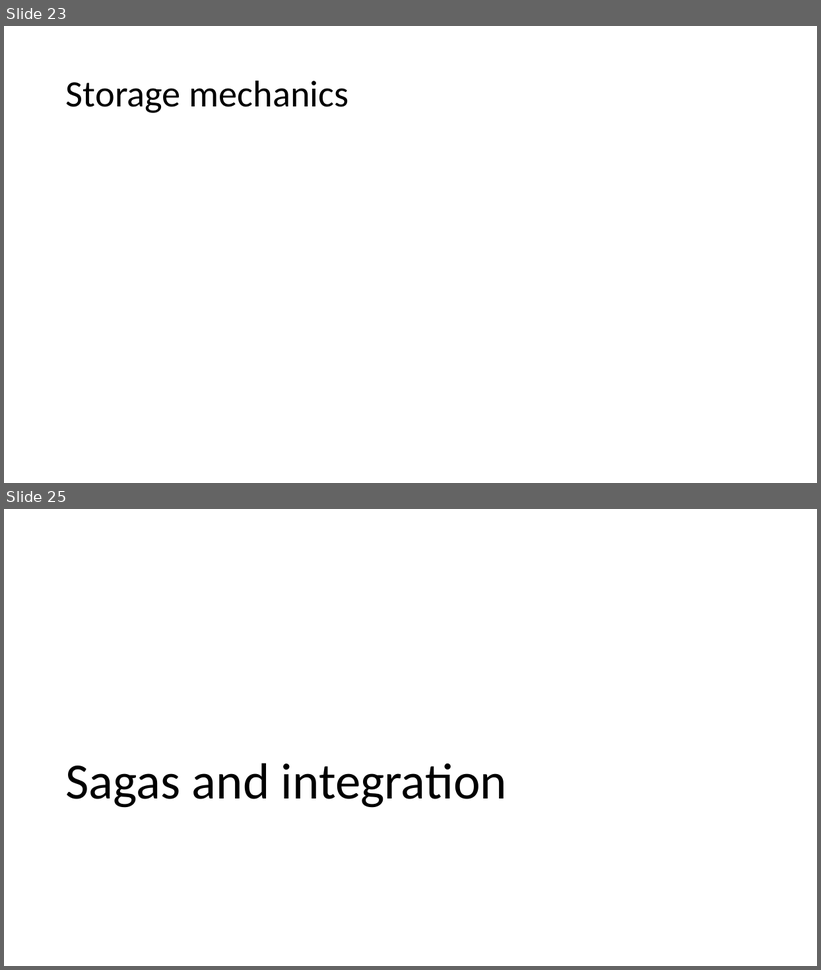
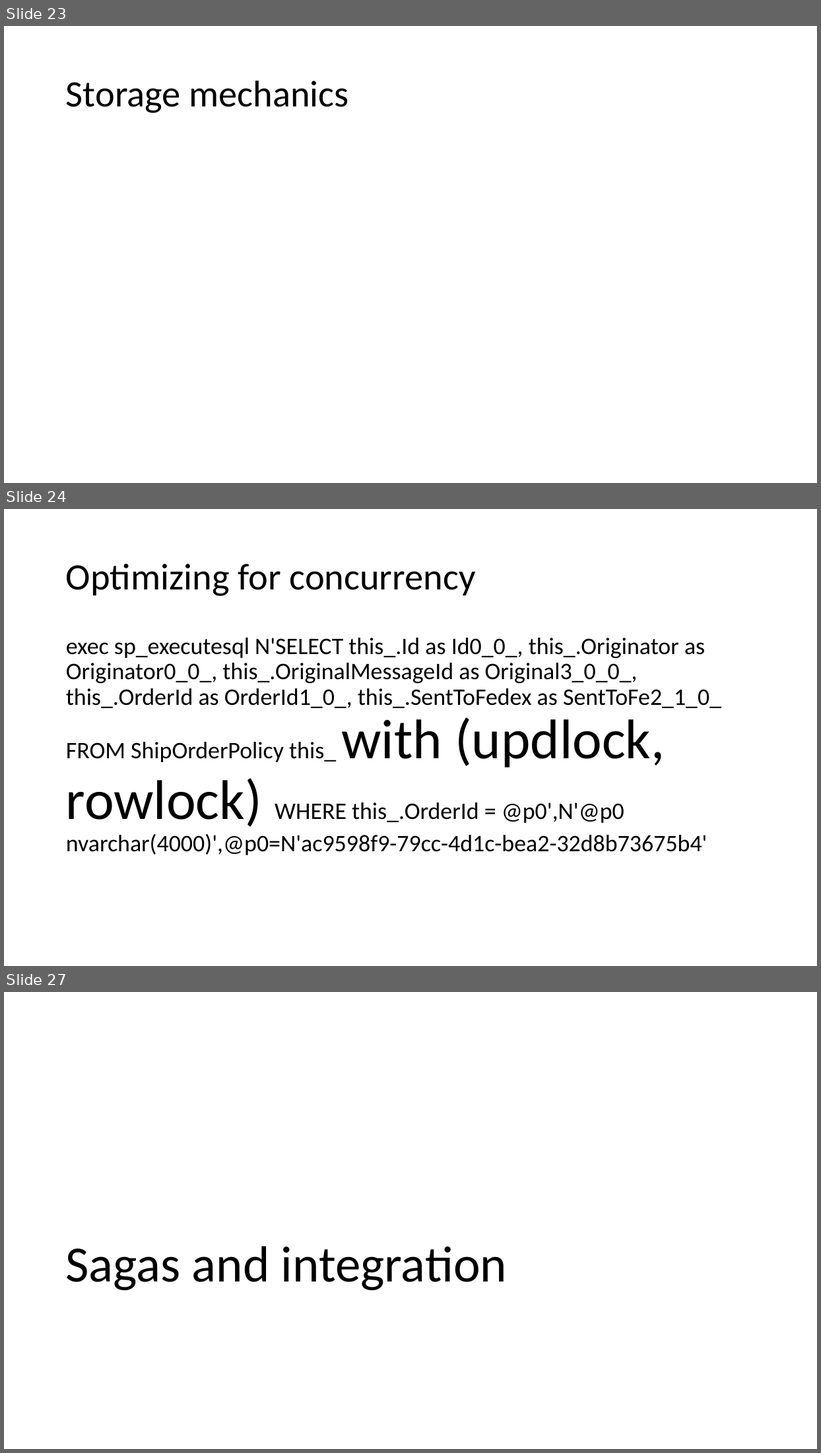
Before and after one commit to Particular/SagaMasterClass, a slide deck: SagaMasterClass.pptx. Shown one above the other, each under a label of ours: slides 23 and 25 before the commit, slides 23, 24 and 27 after it; the slides between them are not shown. The pictures are 821x970 and 821x1453 pixels, drawn with LibreOffice and Linux fonts; fonts in the diff are those of the drawing. Boxes give left, top, right and bottom in pixels: in the first picture for what was removed or moved away, otherwise in the second. Text is boxed around its words. In the diff, an @@ line names an element or a change of style, - is before the commit and + after.

Commit message:
Preparing for concurrency exercise

```diff
--- a/SagaMasterClass.pptx
+++ b/SagaMasterClass.pptx
@@ slide 24 added at (4,509,817,966), background #FFFFFF @@
@@ title added at (66,564,476,596), 44 pt, text #000000 @@
+Optimizing for concurrency
@@ text added at (66,638,721,855), 28 pt, text #000000 @@
+exec sp_executesql N'SELECT this_.Id as Id0_0_, this_.Originator as Originator0_0_, this_.OriginalMessageId as Original3_0_0_, this_.OrderId as OrderId1_0_, this_.SentToFedex as SentToFe2_1_0_ FROM ShipOrderPolicy this_ with (updlock, rowlock) WHERE this_.OrderId = @p0',N'@p0 nvarchar(4000)',@p0=N'ac9598f9-79cc-4d1c-bea2-32d8b73675b4'
@@ what was slide 25 is now slide 27 @@
```
Also in this commit, not shown: 1 slide changed, 1 other slide added, 2 other files.
